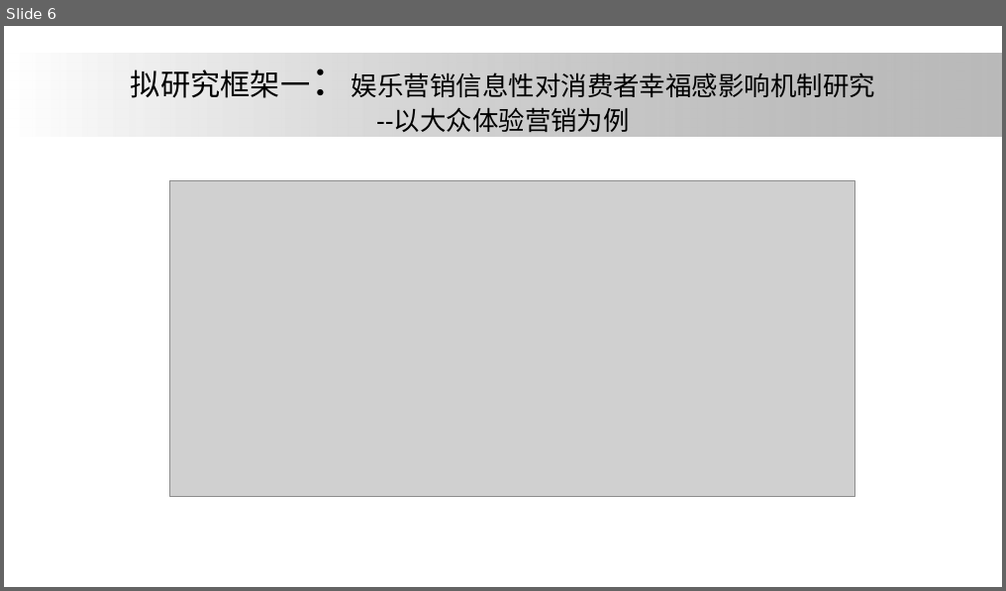
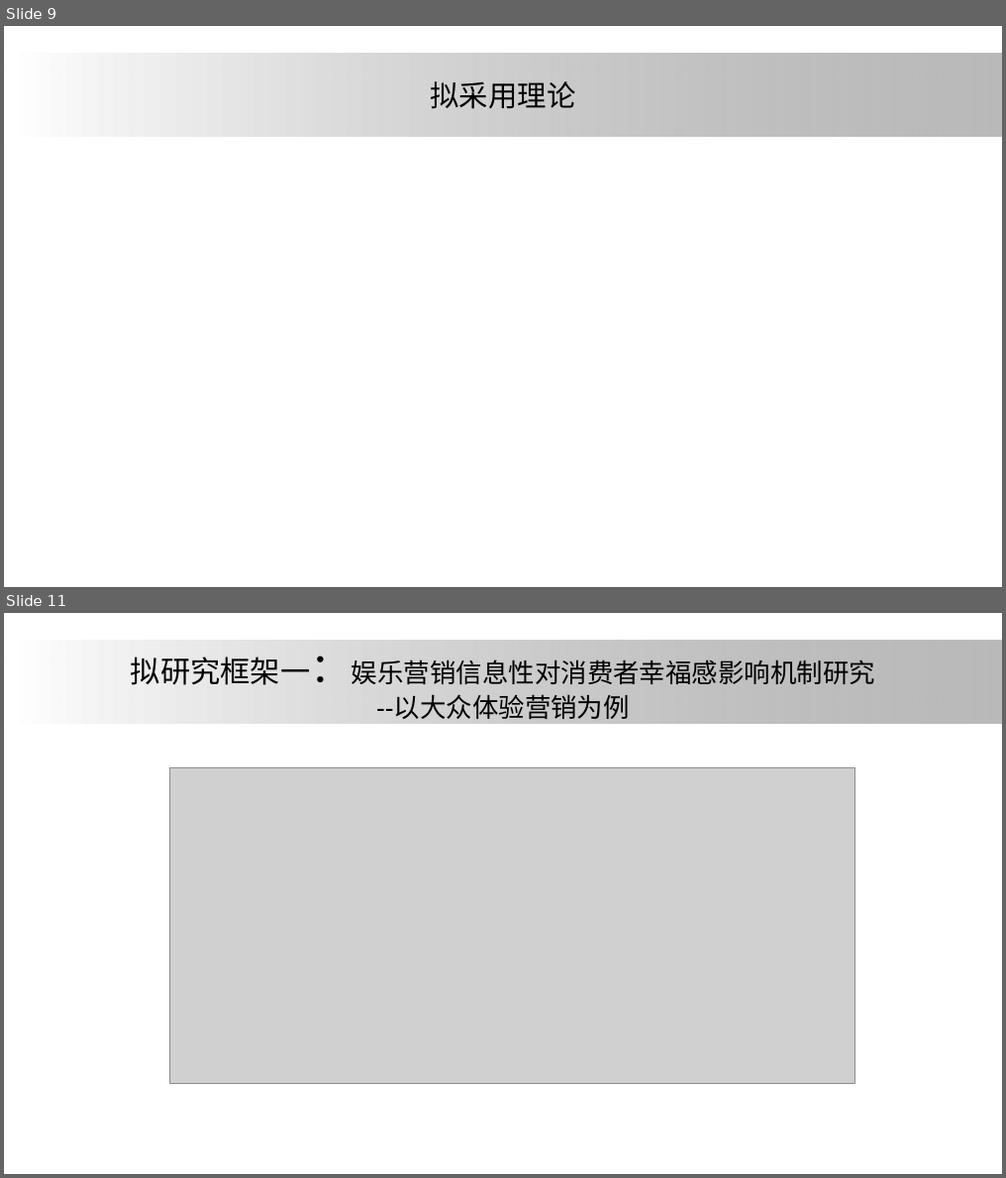
Before and after one commit to ElsaLuo/-, a slide deck: 我的坚果云/研究生搞学术/大论文/论文汇报/one.pptx. Shown one above the other, each under a label of ours: slide 6 before the commit, slides 9 and 11 after it; the slides between them are not shown. The pictures are 1006x591 and 1006x1178 pixels, drawn with LibreOffice and Linux fonts; fonts in the diff are those of the drawing; grey boxes stand for pictures; background and template pictures are left out. Boxes give left, top, right and bottom in pixels: in the first picture for what was removed or moved away, otherwise in the second. Text is boxed around its words. In the diff, an @@ line names an element or a change of style, - is before the commit and + after.

```diff
--- a/我的坚果云/研究生搞学术/大论文/论文汇报/one.pptx
+++ b/我的坚果云/研究生搞学术/大论文/论文汇报/one.pptx
@@ slide 9 added at [4, 26, 1002, 587], background #FFFFFF; not listed: 1 template element that a slide beside it also shows @@
@@ title added at [431, 81, 576, 109], 28 pt, text #000000 @@
+拟采用理论
@@ what was slide 6 is now slide 11 @@
```
Also in this commit, not shown: 2 slides changed, 7 other slides added, 3 slides removed.
